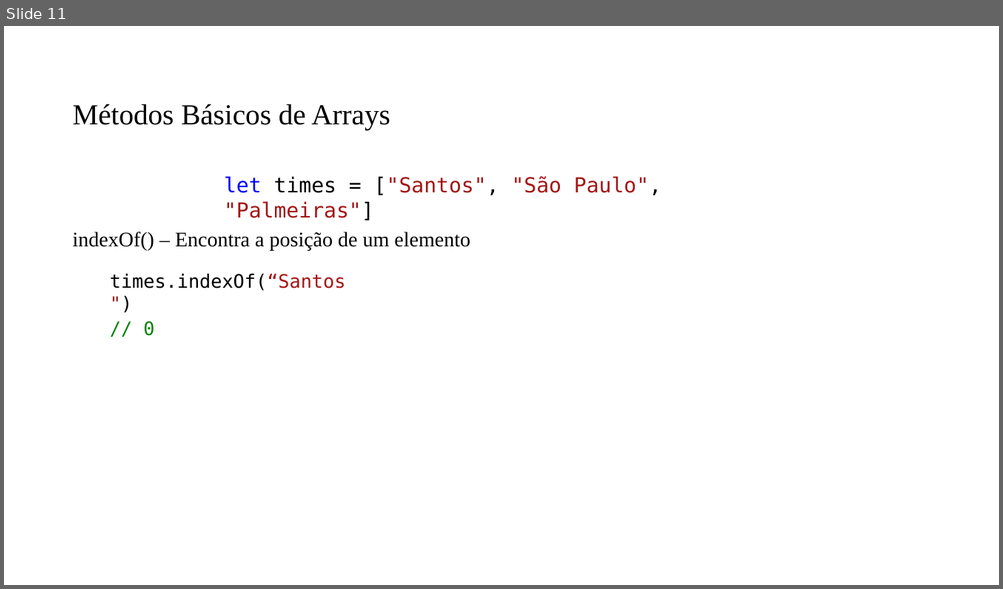
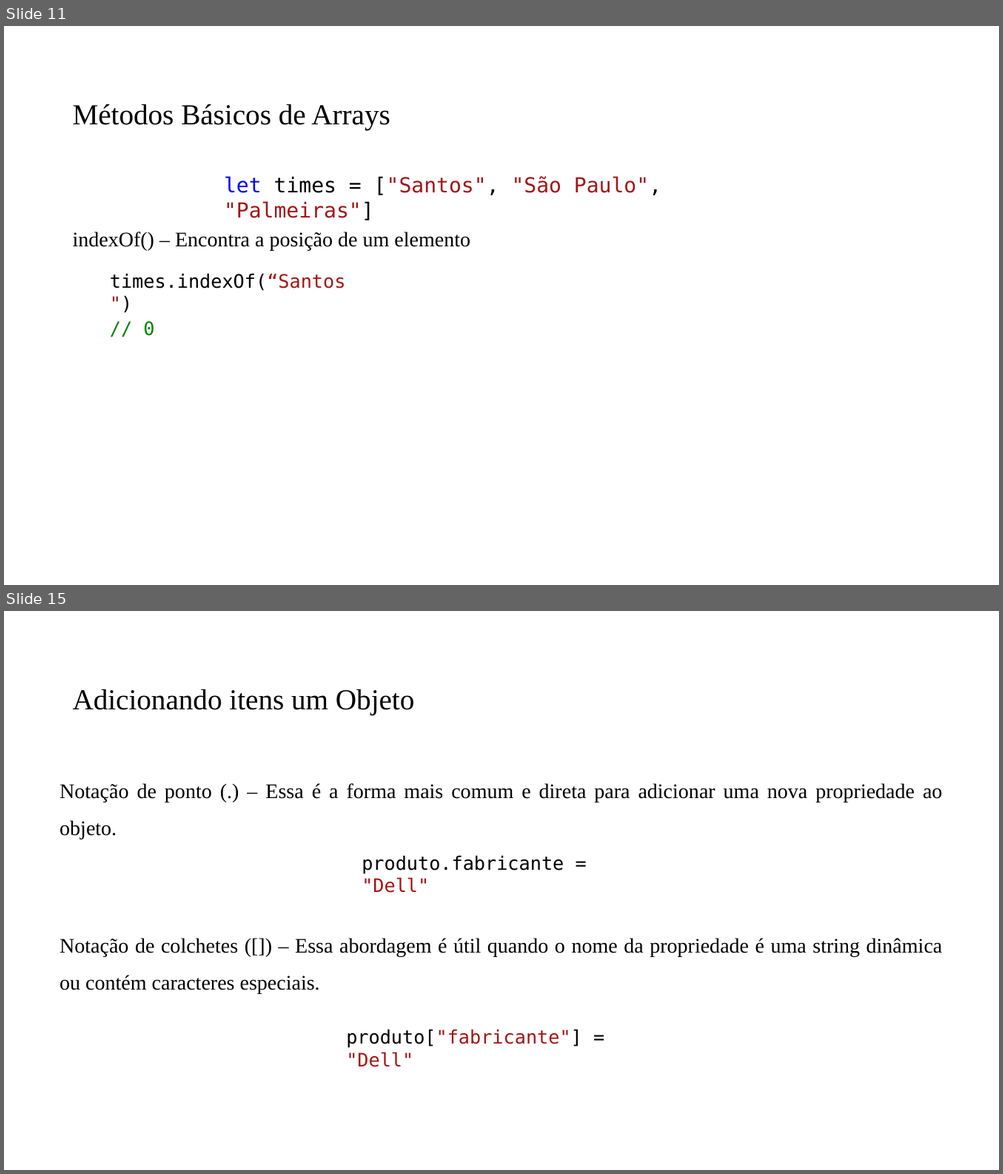
Before and after one commit to PedroMiho/UMC, a slide deck: Lógica e Programação/Módulo 02 - JavaScript/Aula 15 - Arrays e Objetos/Array e Objetos.pptx. Shown one above the other, each under a label of ours: slide 11 before the commit, slides 11 and 15 after it; the slides between them are not shown. The pictures are 1003x589 and 1003x1174 pixels, drawn with LibreOffice and Linux fonts; fonts in the diff are those of the drawing; background and template pictures are left out. Boxes give left, top, right and bottom in pixels: in the first picture for what was removed or moved away, otherwise in the second. Text is boxed around its words. In the diff, an @@ line names an element or a change of style, - is before the commit and + after.

```diff
--- a/Lógica e Programação/Módulo 02 - JavaScript/Aula 15 - Arrays e Objetos/Array e Objetos.pptx
+++ b/Lógica e Programação/Módulo 02 - JavaScript/Aula 15 - Arrays e Objetos/Array e Objetos.pptx
@@ slide 15 added at [4,611,999,1170], background #FFFFFF @@
@@ title added at [73,689,415,715], 28 pt, text #000000 @@
+Adicionando itens um Objeto
@@ text added at [60,783,942,840], 20 pt, text #000000 @@
+Notação de ponto (.) – Essa é a forma mais comum e direta para adicionar uma nova propriedade ao objeto.
@@ text added at [361,856,563,893], 18 pt, text #000000 @@
+produto.fabricante = "Dell"
@@ text added at [60,938,942,994], 20 pt, text #000000 @@
+Notação de colchetes ([]) – Essa abordagem é útil quando o nome da propriedade é uma string dinâmica ou contém caracteres especiais.
@@ text added at [346,1030,582,1068], 18 pt, text #A31515 @@
+produto["fabricante"] = "Dell"
```
Also in this commit, not shown: 3 slides changed, 7 other slides added, 3 other files.
